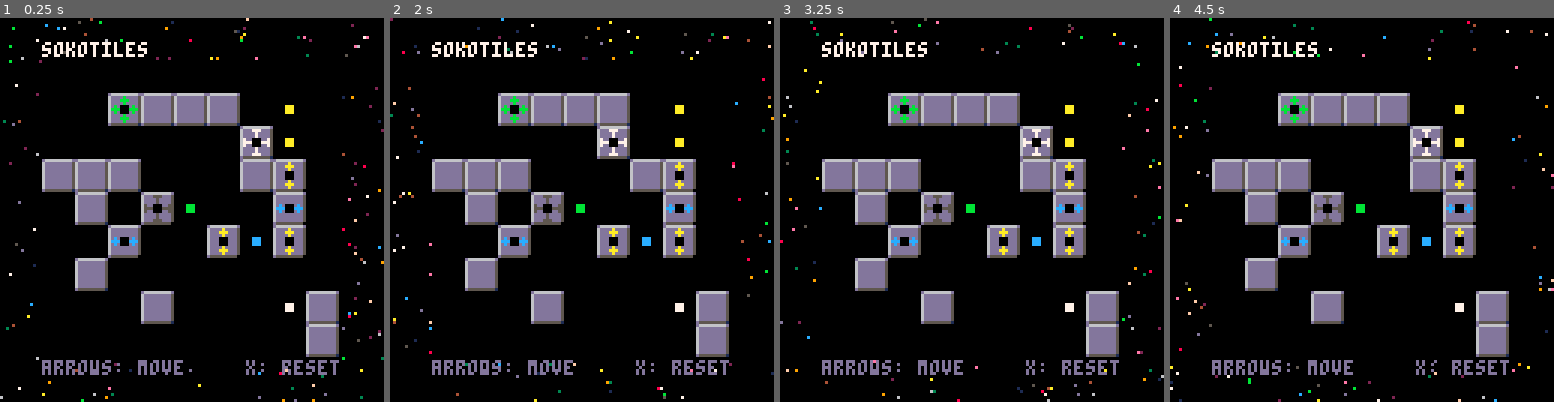
Above: before the commit, frames 1-4 (left to right).
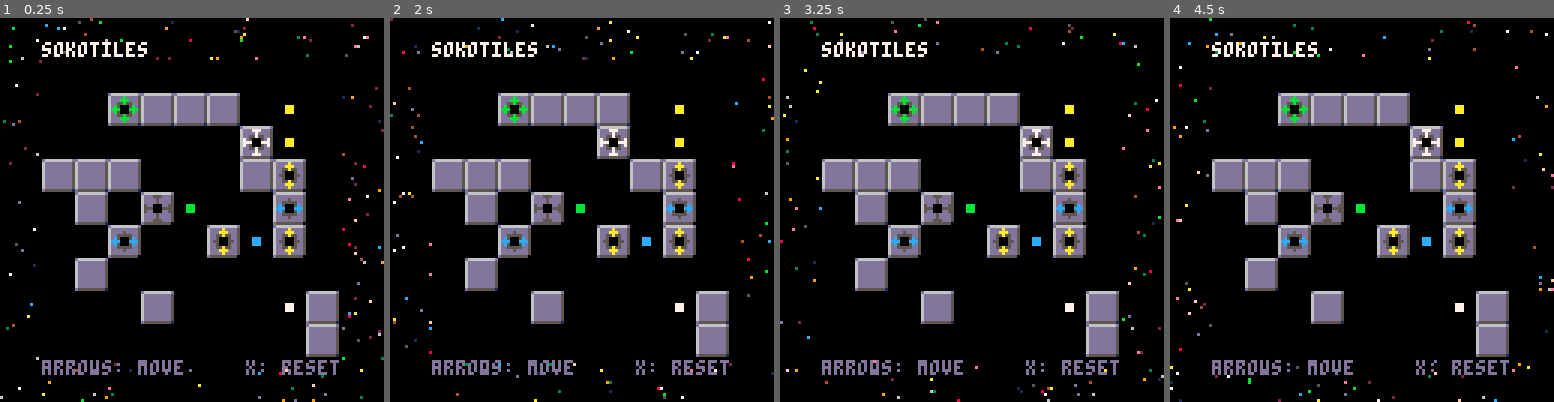
Above: after the commit, the same moments.

Repository: schoblaska/pico-8
Game: PICO-8 cartridge src/sokotiles.p8
Same seed, same stepped clock (60 frames per second), same inputs: the game is played once before the commit and once after it.
Inputs:
- Up to frame 1 (0.25 s): no input
- Up to frame 2 (2 s): tap X (X key) at 1.07 s; hold Left from 1.97 s (still down)
- Up to frame 3 (3.25 s): tap X (X key) every 0.33 s from 2.07 to 3.07 s; release Left at 2.37 s; hold Down 2.42-2.82 s; hold Right from 2.87 s (still down)
- Up to frame 4 (4.5 s): tap X (X key) every 0.33 s from 3.4 to 4.4 s; release Right at 3.53 s; hold Up 3.58-4.08 s; hold Right from 4.13 s (still down)

The runs differ from the first frame. In frame 1, 0.6% of the frame differs, in the area x 30-79%, y 21-61%; in frame 2, 0.6%; in frame 3, 0.6%; in frame 4, 0.6%.

Commit message:
tweak tiles

Diff:
--- a/src/sokotiles.p8
+++ b/src/sokotiles.p8
@@ -287,23 +286,23 @@
 00000000000000000000000000000000000000000000000000000000000000000000000000000000000000000000000000000000000000000000000000000000
 0000000000000000d666666666dd666666666dd666666666d0000000000000000000000d666666666dd666666666d00000000000000000000000000000000000
 00000000000000006ddd777ddd56ddddbdddd56ddddddddd500000000000000000000006ddd777ddd56ddddbdddd500000000000000000000000000000000000
-00000000000000006dddd7dddd56dddbbbddd56ddddddddd500000000000000000000006dddd7dddd56dddbbbddd500000000000000000000000000000000000
-00000000000000006dddd7dddd56ddddbdddd56ddddddddd500000000000000000000006dd66766dd56dd33b33dd500000000000000000000000000000000000
-000000000000000067dd000dd756dbd000dbd56dcd000dcd50000bbb00000000ccc000067d60006d756db30003bd500000000000000000000000000000000000
+00000000000000006dddd7dddd56dddbbbddd56dddd5dddd500000000000000000000006dddd7dddd56dddbbbddd500000000000000000000000000000000000
+00000000000000006dd55755dd56dd55b55dd56dd55555dd500000000000000000000006dd66766dd56dd33b33dd500000000000000000000000000000000000
+000000000000000067d50005d756db50005bd56dc50005cd50000bbb00000000ccc000067d60006d756db30003bd500000000000000000000000000000000000
 0000000000000000677700077756bbb000bbb56ccc000ccc50000bbb00000000ccc0000677700077756bbb000bbb500000000000000000000000000000000000
-000000000000000067dd000dd756dbd000dbd56dcd000dcd50000bbb00000000ccc000067d60006d756db30003bd500000000000000000000000000000000000
-00000000000000006dddd7dddd56ddddbdddd56ddddddddd500000000000000000000006dd66766dd56dd33b33dd500000000000000000000000000000000000
-00000000000000006dddd7dddd56dddbbbddd56ddddddddd500000000000000000000006dddd7dddd56dddbbbddd500000000000000000000000000000000000
+000000000000000067d50005d756db50005bd56dc50005cd50000bbb00000000ccc000067d60006d756db30003bd500000000000000000000000000000000000
+00000000000000006dd55755dd56dd55b55dd56dd55555dd500000000000000000000006dd66766dd56dd33b33dd500000000000000000000000000000000000
+00000000000000006dddd7dddd56dddbbbddd56dddd5dddd500000000000000000000006dddd7dddd56dddbbbddd500000000000000000000000000000000000
 00000000000000006ddd777ddd56ddddbdddd56ddddddddd500000000000000000000006ddd777ddd56ddddbdddd500000000000000000000000000000000000
 0000000000000000d5555555551d5555555551d55555555500000000000000000000000d5555555551d555555555100000000000000000000000000000000000
 0000000000000000d666666666dd666666666d0000000000000000000000d666666666dd666666666dd666666666d00000000000000000000000000000000000
 00000000000000006ddddddddd56ddddadddd500000000000000000000006ddd555ddd56ddddddddd56ddddadddd500000000000000000000000000000000000
 00000000000000006ddddddddd56dddaaaddd500000000000000000000006dddd5dddd56dddd1dddd56dddaaaddd500000000000000000000000000000000000
-00000000000000006ddddddddd56ddddadddd500000000000000000000006dddd5dddd56dd11111dd56dd99a99dd500000000000000000000000000000000000
-00000000000000006ddddddddd56ddd000ddd5000077700000000aaa000065dd000dd556dc10001cd56dd90009dd500000000000000000000000000000000000
-00000000000000006ddddddddd56ddd000ddd5000077700000000aaa0000655500055556ccc000ccc56d9900099d500000000000000000000000000000000000
-00000000000000006ddddddddd56ddd000ddd5000077700000000aaa000065dd000dd556dc10001cd56dd90009dd500000000000000000000000000000000000
-00000000000000006ddddddddd56ddddadddd500000000000000000000006dddd5dddd56dd11111dd56dd99a99dd500000000000000000000000000000000000
+00000000000000006ddddddddd56dd55a55dd500000000000000000000006dddd5dddd56dd11111dd56dd99a99dd500000000000000000000000000000000000
+00000000000000006ddddddddd56dd50005dd5000077700000000aaa000065dd000dd556dc10001cd56dd90009dd500000000000000000000000000000000000
+00000000000000006ddddddddd56d5500055d5000077700000000aaa0000655500055556ccc000ccc56d9900099d500000000000000000000000000000000000
+00000000000000006ddddddddd56dd50005dd5000077700000000aaa000065dd000dd556dc10001cd56dd90009dd500000000000000000000000000000000000
+00000000000000006ddddddddd56dd55a55dd500000000000000000000006dddd5dddd56dd11111dd56dd99a99dd500000000000000000000000000000000000
 00000000000000006ddddddddd56dddaaaddd500000000000000000000006dddd5dddd56dddd1dddd56dddaaaddd500000000000000000000000000000000000
 00000000000000006ddddddddd56ddddadddd500000000000000000000006ddd555ddd56ddddddddd56ddddadddd500000000000000000000000000000000000
 0000000000000000d5555555551d55555555500000000000000000000000d5555555550d5555555550d555555555000000000000000000000000000000000000
